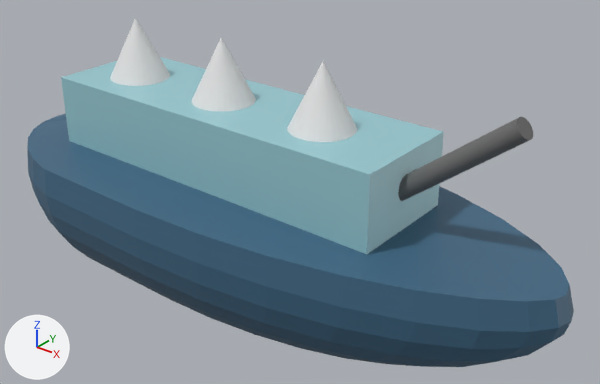
A saved change to the COLLADA model Content/coastguard.dae.
Before and after are seen from a 50 mm lens placed at (9.11, -15.23, 13.51), pointed at (-3.56, 0.61, 3.69). The axes (+X, +Y, +Z) are drawn at lower left. The lights are the same throughout. Where no turn or scale is listed for an object, it has been applied to the vertices.
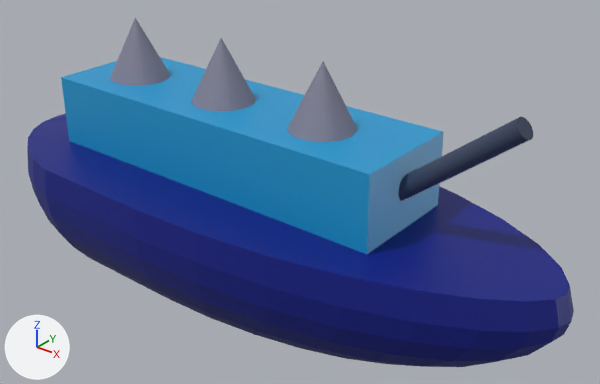
Boxes [x1, y1, x2, y2] around the edits, measured in the pictures (600 x 384 px):
'Sphere', recoloured
    both: [27, 113, 574, 367]
'Cube', recoloured (cyan to blue)
    both: [61, 57, 444, 255]
'Cylinder', recoloured (grey to blue)
    both: [398, 117, 533, 201]
'Cone', recoloured
    both: [287, 62, 357, 142]
'Cone_001', recoloured
    both: [191, 38, 256, 111]
'Cone_002', recoloured
    both: [110, 18, 170, 86]

What changed in the scene script:
```text
Change mat_material_001:
    where n0 = _N.new('ShaderNodeBsdfPrincipled'); n0.name = 'Principled BSDF'
    remove n0.inputs[0].default_value = (0.0495, 0.135, 0.225, 1.0)  # 'Base Color', blue #3f6782
    add n2 = _N.new('ShaderNodeVertexColor'); n2.name = 'Color Attribute'
    add n2.layer_name = 'Col'
    add n3 = _N.new('ShaderNodeMix'); n3.name = 'Mix'
    add n3.data_type = 'RGBA'
    add n3.blend_type = 'MULTIPLY'
    add n3.inputs[0].default_value = 1.0  # 'Factor'
    add n3.inputs[7].default_value = (0.0495, 0.135, 0.225, 1.0)  # 'B', blue #3f6782
    add _L.new(n2.outputs[0], n3.inputs[6])  # 'Color' to 'A'
    add _L.new(n3.outputs[2], n0.inputs[0])  # 'Result' to 'Base Color'
Change mat_material_002:
    where n0 = _N.new('ShaderNodeBsdfPrincipled'); n0.name = 'Principled BSDF'
    remove n0.inputs[0].default_value = (0.317, 0.586, 0.64, 1.0)  # 'Base Color', cyan #99c9d1
    add n2 = _N.new('ShaderNodeVertexColor'); n2.name = 'Color Attribute'
    add n2.layer_name = 'Col'
    add n3 = _N.new('ShaderNodeMix'); n3.name = 'Mix'
    add n3.data_type = 'RGBA'
    add n3.blend_type = 'MULTIPLY'
    add n3.inputs[0].default_value = 1.0  # 'Factor'
    add n3.inputs[7].default_value = (0.317, 0.586, 0.64, 1.0)  # 'B', cyan #99c9d1
    add _L.new(n2.outputs[0], n3.inputs[6])  # 'Color' to 'A'
    add _L.new(n3.outputs[2], n0.inputs[0])  # 'Result' to 'Base Color'
Change mat_material_003:
    where n0 = _N.new('ShaderNodeBsdfPrincipled'); n0.name = 'Principled BSDF'
    remove n0.inputs[0].default_value = (0.148, 0.148, 0.148, 1.0)  # 'Base Color', dark grey #6b6b6b
    add n2 = _N.new('ShaderNodeVertexColor'); n2.name = 'Color Attribute'
    add n2.layer_name = 'Col'
    add _L.new(n2.outputs[0], n0.inputs[0])  # 'Color' to 'Base Color'
Add mat_vertex_colours:
    mat_vertex_colours = bpy.data.materials.new('Vertex colours')
    mat_vertex_colours.use_nodes = True; mat_vertex_colours.node_tree.nodes.clear()
    _N = mat_vertex_colours.node_tree.nodes; _L = mat_vertex_colours.node_tree.links
    n0 = _N.new('ShaderNodeBsdfPrincipled'); n0.name = 'Principled BSDF'
    n1 = _N.new('ShaderNodeOutputMaterial'); n1.name = 'Material Output'
    n2 = _N.new('ShaderNodeVertexColor'); n2.name = 'Color Attribute'
    n2.layer_name = 'Col'
    _L.new(n0.outputs[0], n1.inputs[0])  # 'BSDF' to 'Surface'
    _L.new(n2.outputs[0], n0.inputs[0])  # 'Color' to 'Base Color'
Change me_cone_002:
    where me_cone_002.from_pydata(...)  # 33 vertices, 62 faces; spans x -1.0..1.0, y -1.0..1.0, z -1.0..1.0
    add me_cone_002.materials.append(mat_vertex_colours)
Change me_cone_001:
    where me_cone_001.from_pydata(...)  # 33 vertices, 62 faces; spans x -1.0..1.0, y -1.0..1.0, z -1.0..1.0
    add me_cone_001.materials.append(mat_vertex_colours)
Change me_sphere:
    where me_sphere.from_pydata(...)  # 289 vertices, 574 faces; spans x -7.5..10.1, y -3.4..3.4, z -3.4..0.8
    used by ob_sphere; location = (-5.73, 0.0, 3.25)
    me_sphere part 1: vertex colours changed
Change me_cube_001:
    where me_cube_001.from_pydata(...)  # 8 vertices, 12 faces; spans x -5.39..5.39, y -1.59..1.59, z -1.0..1.0
    used by ob_cube; location = (-5.34, 0.11, 5.0)
    me_cube_001 part 2: vertex colours changed
Change me_cone:
    where me_cone.from_pydata(...)  # 33 vertices, 62 faces; spans x -1.0..1.0, y -1.0..1.0, z -1.0..1.0
    add me_cone.materials.append(mat_vertex_colours)
```
